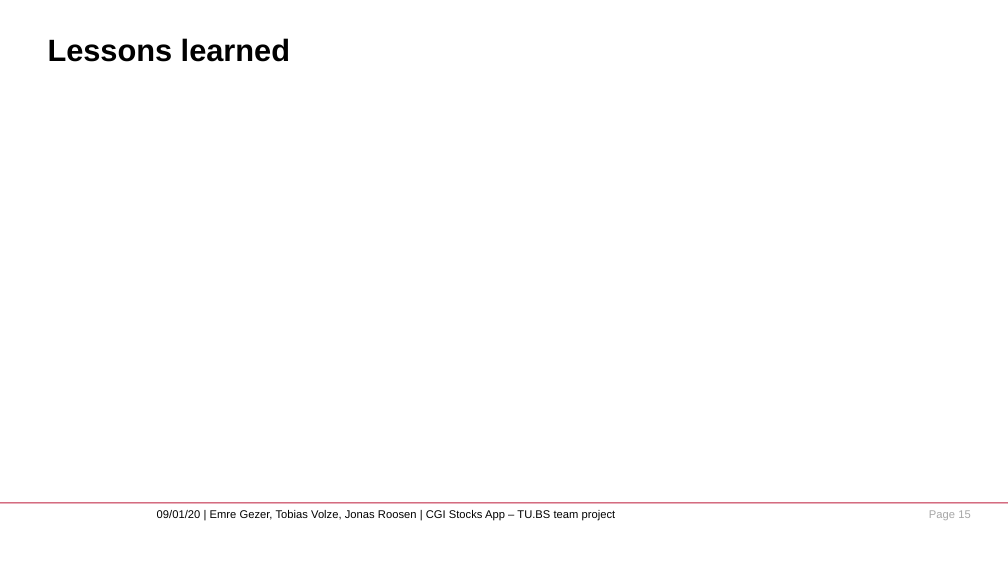
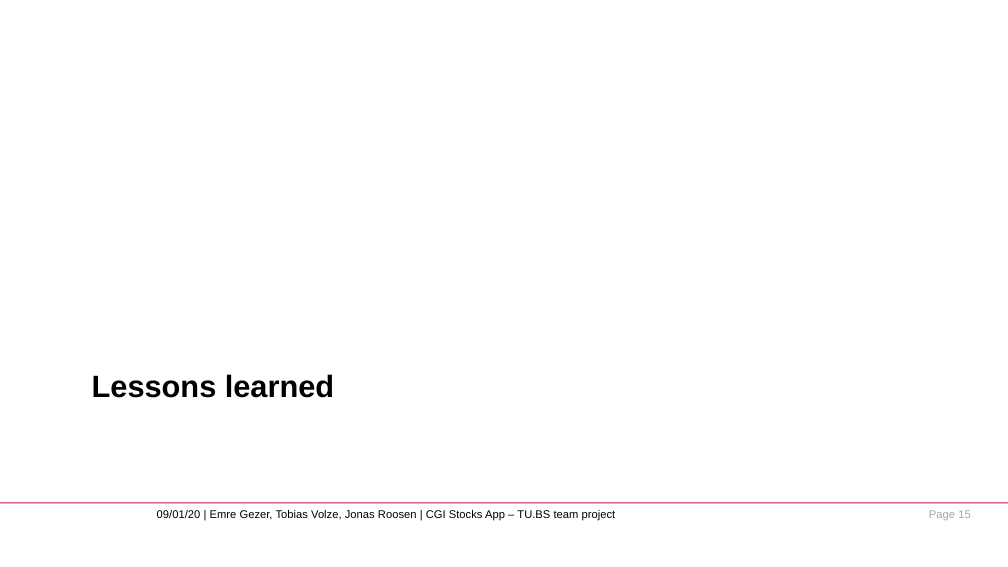
Before and after one commit to neoraven/Teamprojekt_SS20_CGI, a slide deck: slide 15 of presentation/TUBS_CGI_stocks_app_presentation.pptx. Drawn at 1008x567 pixels with LibreOffice and Linux fonts; fonts in the diff are those of the drawing; background and template pictures are left out. Boxes give left, top, right and bottom in pixels: in the first picture for what was removed or moved away, otherwise in the second. Text is boxed around its words. In the diff, an @@ line names an element or a change of style, - is before the commit and + after.

Commit message:
lessons learnt

```diff
--- a/presentation/TUBS_CGI_stocks_app_presentation.pptx
+++ b/presentation/TUBS_CGI_stocks_app_presentation.pptx
@@ title "Lessons learned": place and size @@
-title "Lessons learned" at [48,38,290,62]
+title "Lessons learned" at [92,374,334,398]
```
Also in this commit, not shown: 1 other slide changed, 6 slides added.
